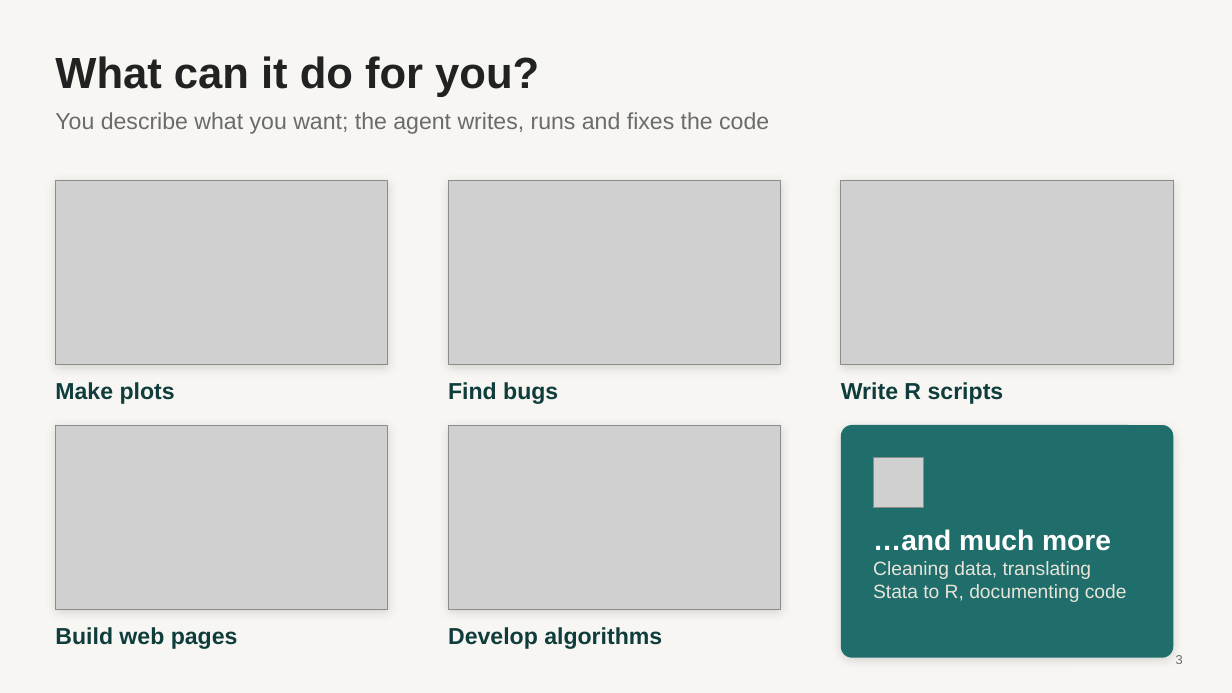
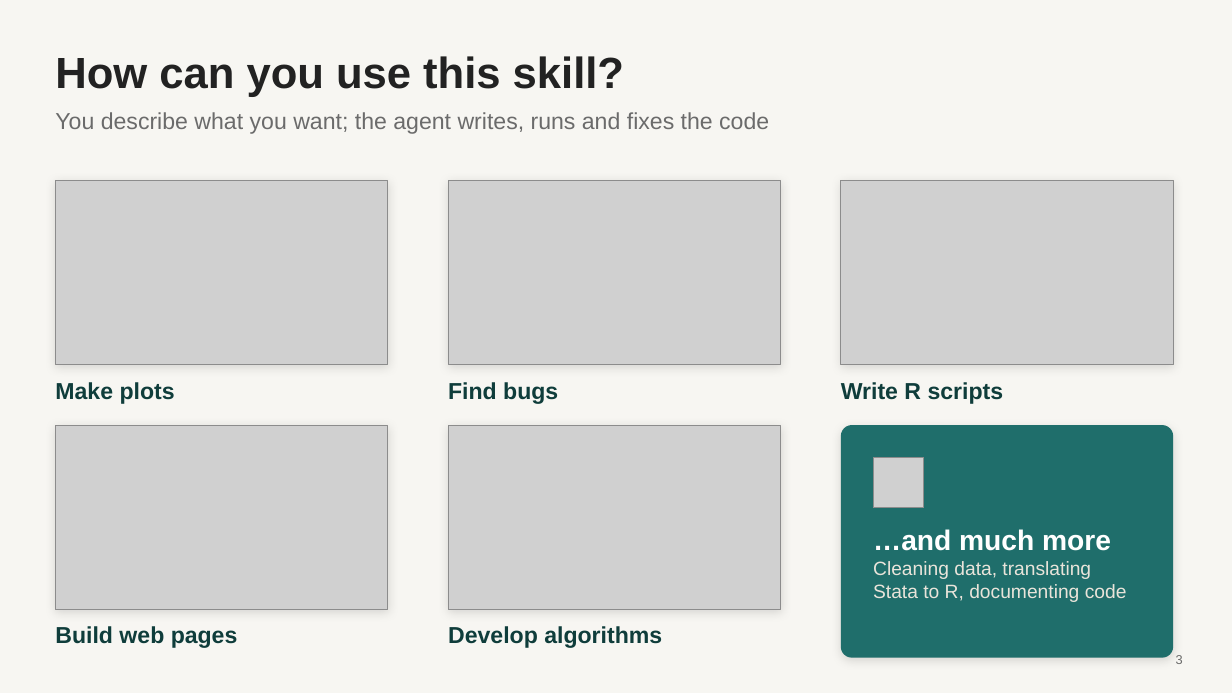
Before and after one commit to luntergroup/health-in-context-agents-workshop, a slide deck: slide 3 of material/intro-slides/reproducible_science.pptx. Drawn at 1232x693 pixels with LibreOffice and Linux fonts; fonts in the diff are those of the drawing; grey boxes stand for pictures. Boxes give left, top, right and bottom in pixels: in the first picture for what was removed or moved away, otherwise in the second. Text is boxed around its words. In the diff, an @@ line names an element or a change of style, - is before the commit and + after.

```diff
--- a/material/intro-slides/reproducible_science.pptx
+++ b/material/intro-slides/reproducible_science.pptx
@@ title at box(55, 56, 624, 97): text changed @@
-What can it do for you?
+How can you use this skill?
```
Also in this commit, not shown: 5 other slides changed.
